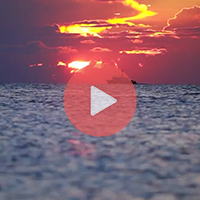
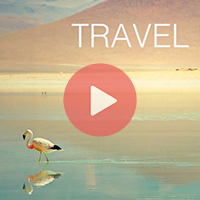
Two versions of the same layered image (200px x 200px). Layer-by-layer changes:
moved "travel-love" above "hyper-travel2" over <box>0,0,200,200</box>
moved "hyper-travel2" above "travel" over <box>0,0,200,200</box>
